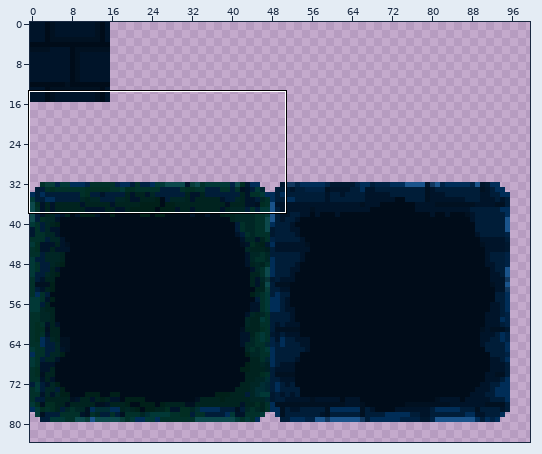
Sprite sheet -- Art/Sprites/Tileset.png. The first picture is a wide view before the edit; the outline marks the close-up.
Close-up. Old version:
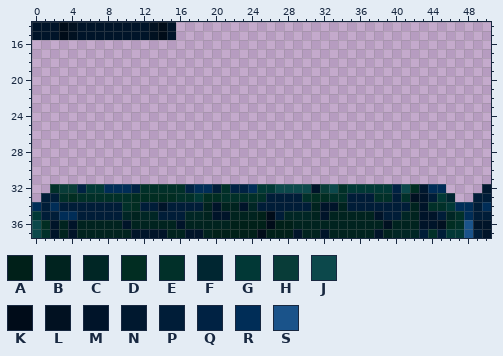
The file is 100x100 pixels. Colours within 5 levels of each other are drawn and written as one. Shown: x 0..50, y 14..37. The wide view leaves out empty margins.
Palette (. is transparent): A #002019  B #00231f  C #002625  D #012d22  E #013029  F #002631  G #013836  H #083c38  J #0c484b  K #000c19  L #011121  M #001429  N #00182f  P #001d38  Q #002243  R #002d57  S #1a538a
Pixels before, first column x 0:
14 MMMKLMMMMMMMMLKM...................................
15 MMMKLMMMMMMMMLKM...................................
16 ...................................................
17 ...................................................
18 ...................................................
19 ...................................................
20 ...................................................
21 ...................................................
22 ...................................................
23 ...................................................
24 ...................................................
25 ...................................................
26 ...................................................
27 ...................................................
28 ...................................................
29 ...................................................
30 ...................................................
31 ...................................................
32 ..EHHQGGRRRQEEEEEQRRPEQQRGGJJJJMHJEGGGGGQJDNRR....N
33 .PPEDEEEEEEDDDDDEEGDDEEEEEPPPPEDDEEPPPEEPELMPGF..PP
34 RPRPPPPPPPEDPPMPPPPBMBBMCPPPPPPBMMBPPPPPPPBMEEGRRPR
35 GPPRRPPPPPCBCCPPPCCBMMBBBAKPCCCBMBBBBBMPPCBMMPCERPP
36 JDMBMBBBBBMBBBBBMBBBBBAAAAKAABBBBBBBBBBLBBBMMLDESMM
37 JEMBMBBBBBBMMMMBBMMBAAAAAKAAAMBBMBBBBBMBCCCPEPGGSPM
After:
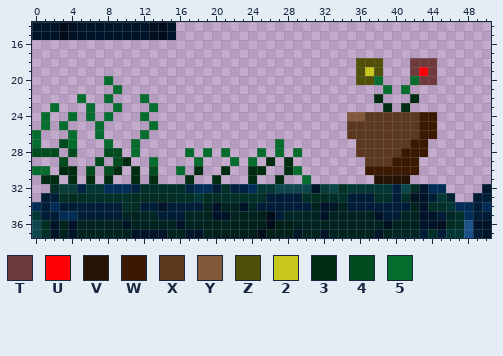
Colours new in this view: T #6e3a3c  U #ff0006  V #261306  W #3b1900  X #5b381e  Y #83593b  Z #505009  2 #c8c81c  3 #002c12  4 #004c1e  5 #056e2f
Difference:
{"y":18,"x":36,"old":"...","new":"ZZZ"}
{"y":18,"x":42,"old":"...","new":"TTT"}
{"y":19,"x":36,"old":"...","new":"Z2Z"}
{"y":19,"x":42,"old":"...","new":"TUT"}
{"y":20,"x":8,"old":".","new":"5"}
{"y":20,"x":36,"old":"...","new":"ZZ5"}
{"y":20,"x":42,"old":"...","new":"5TT"}
{"y":21,"x":9,"old":".","new":"5"}
{"y":21,"x":39,"old":".","new":"5"}
{"y":21,"x":41,"old":".","new":"5"}
{"y":22,"x":5,"old":".","new":"5"}
{"y":22,"x":8,"old":".","new":"5"}
{"y":22,"x":12,"old":".","new":"5"}
{"y":22,"x":38,"old":".","new":"3"}
{"y":22,"x":42,"old":".","new":"3"}
{"y":23,"x":2,"old":".","new":"5"}
{"y":23,"x":6,"old":".","new":"5"}
{"y":23,"x":9,"old":".","new":"5"}
{"y":23,"x":13,"old":".","new":"5"}
{"y":23,"x":39,"old":".","new":"3"}
{"y":23,"x":41,"old":".","new":"3"}
{"y":24,"x":1,"old":".","new":"5"}
{"y":24,"x":4,"old":".","new":"5"}
{"y":24,"x":6,"old":".","new":"5"}
{"y":24,"x":8,"old":".","new":"5"}
{"y":24,"x":12,"old":".","new":"5"}
{"y":24,"x":35,"old":"..........","new":"YYXXXXXXWW"}
{"y":25,"x":1,"old":".","new":"5"}
{"y":25,"x":3,"old":".","new":"5"}
{"y":25,"x":7,"old":".","new":"5"}
{"y":25,"x":13,"old":".","new":"5"}
{"y":25,"x":35,"old":"..........","new":"XXXXXXXXWW"}
{"y":26,"x":0,"old":".","new":"5"}
{"y":26,"x":4,"old":".","new":"5"}
{"y":26,"x":7,"old":".","new":"5"}
{"y":26,"x":12,"old":".","new":"5"}
{"y":26,"x":35,"old":"..........","new":"XXXXXXXXWW"}
{"y":27,"x":0,"old":".","new":"5"}
{"y":27,"x":3,"old":"..","new":"45"}
{"y":27,"x":8,"old":".","new":"5"}
{"y":27,"x":11,"old":".","new":"5"}
{"y":27,"x":27,"old":".","new":"5"}
{"y":27,"x":36,"old":"........","new":"XXXXXXWW"}
{"y":28,"x":0,"old":"...","new":"444"}
{"y":28,"x":4,"old":".","new":"4"}
{"y":28,"x":8,"old":"..","new":"44"}
{"y":28,"x":11,"old":".","new":"5"}
{"y":28,"x":17,"old":".","new":"5"}
{"y":28,"x":19,"old":".","new":"5"}
{"y":28,"x":21,"old":".","new":"5"}
{"y":28,"x":25,"old":".","new":"5"}
{"y":28,"x":27,"old":".","new":"5"}
{"y":28,"x":29,"old":".","new":"5"}
{"y":28,"x":36,"old":"........","new":"XXXXXWWW"}
{"y":29,"x":3,"old":".","new":"4"}
{"y":29,"x":7,"old":".","new":"4"}
{"y":29,"x":9,"old":"..","new":"43"}
{"y":29,"x":13,"old":".","new":"5"}
{"y":29,"x":18,"old":".","new":"5"}
{"y":29,"x":22,"old":".","new":"5"}
{"y":29,"x":24,"old":".","new":"5"}
{"y":29,"x":26,"old":".","new":"3"}
{"y":29,"x":28,"old":".","new":"3"}
{"y":29,"x":37,"old":"......","new":"XXXWWW"}
{"y":30,"x":0,"old":"..","new":"55"}
{"y":30,"x":3,"old":"..","new":"33"}
{"y":30,"x":6,"old":".","new":"4"}
{"y":30,"x":8,"old":"..","new":"43"}
{"y":30,"x":11,"old":".","new":"3"}
{"y":30,"x":13,"old":".","new":"4"}
{"y":30,"x":16,"old":".","new":"5"}
{"y":30,"x":18,"old":".","new":"3"}
{"y":30,"x":21,"old":".","new":"3"}
{"y":30,"x":24,"old":"..","new":"33"}
{"y":30,"x":28,"old":"..","new":"35"}
{"y":30,"x":37,"old":"......","new":"WWWWWW"}
{"y":31,"x":1,"old":"..","new":"33"}
{"y":31,"x":4,"old":".","new":"3"}
{"y":31,"x":6,"old":".","new":"3"}
{"y":31,"x":8,"old":".","new":"3"}
{"y":31,"x":11,"old":".","new":"3"}
{"y":31,"x":13,"old":".","new":"3"}
{"y":31,"x":17,"old":".","new":"3"}
{"y":31,"x":20,"old":".","new":"3"}
{"y":31,"x":24,"old":".","new":"3"}
{"y":31,"x":27,"old":".","new":"3"}
{"y":31,"x":30,"old":".","new":"5"}
{"y":31,"x":38,"old":"....","new":"VVVV"}
